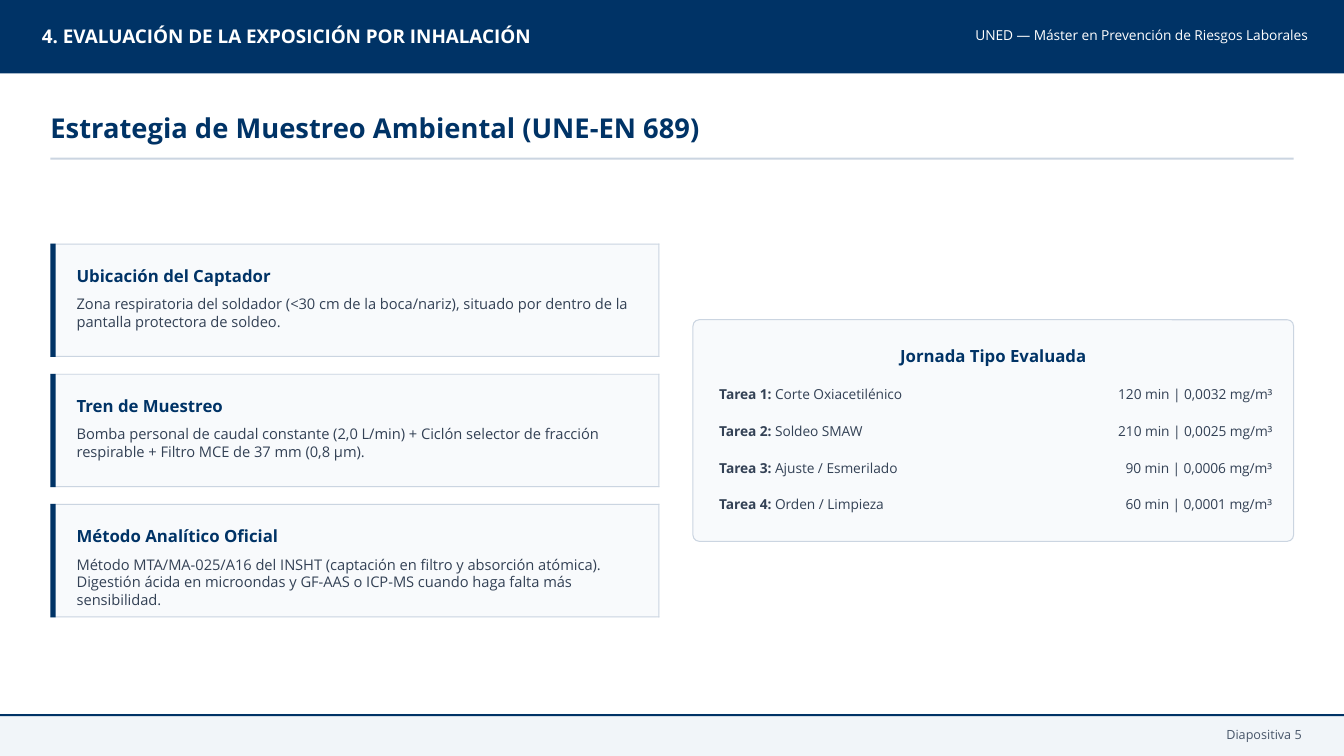
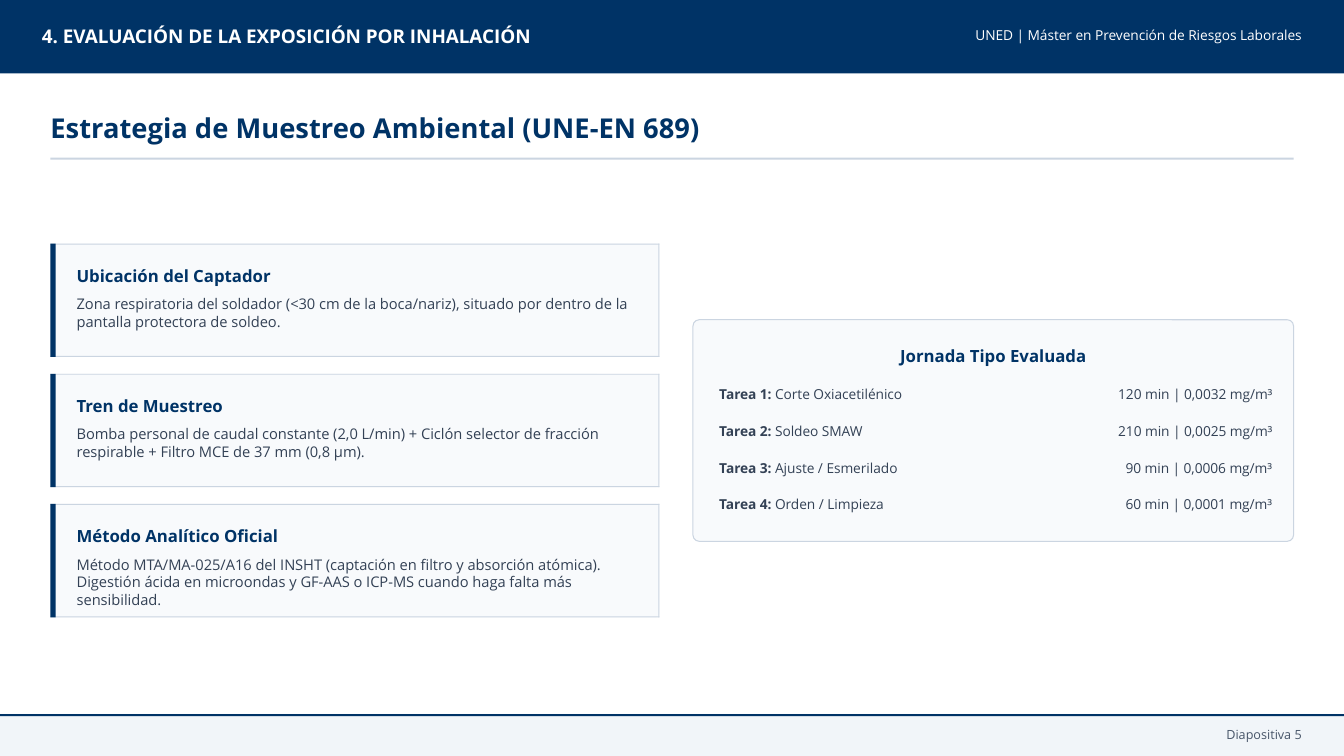
Before and after one commit to petnes/fj, a slide deck: slide 5 of TFA_Cadmio/Moncada_Roa_Milagros_TFA_FTPRQ_presentacion.pptx. Drawn at 1344x756 pixels with LibreOffice and Linux fonts; fonts in the diff are those of the drawing. Boxes give left, top, right and bottom in pixels: in the first picture for what was removed or moved away, otherwise in the second. Text is boxed around its words. In the diff, an @@ line names an element or a change of style, - is before the commit and + after.

```diff
--- a/TFA_Cadmio/Moncada_Roa_Milagros_TFA_FTPRQ_presentacion.pptx
+++ b/TFA_Cadmio/Moncada_Roa_Milagros_TFA_FTPRQ_presentacion.pptx
@@ text at [975, 29, 1302, 44]: text changed @@
-UNED — Máster en Prevención de Riesgos Laborales
+UNED | Máster en Prevención de Riesgos Laborales
```
Also in this commit, not shown: 7 other slides changed.
